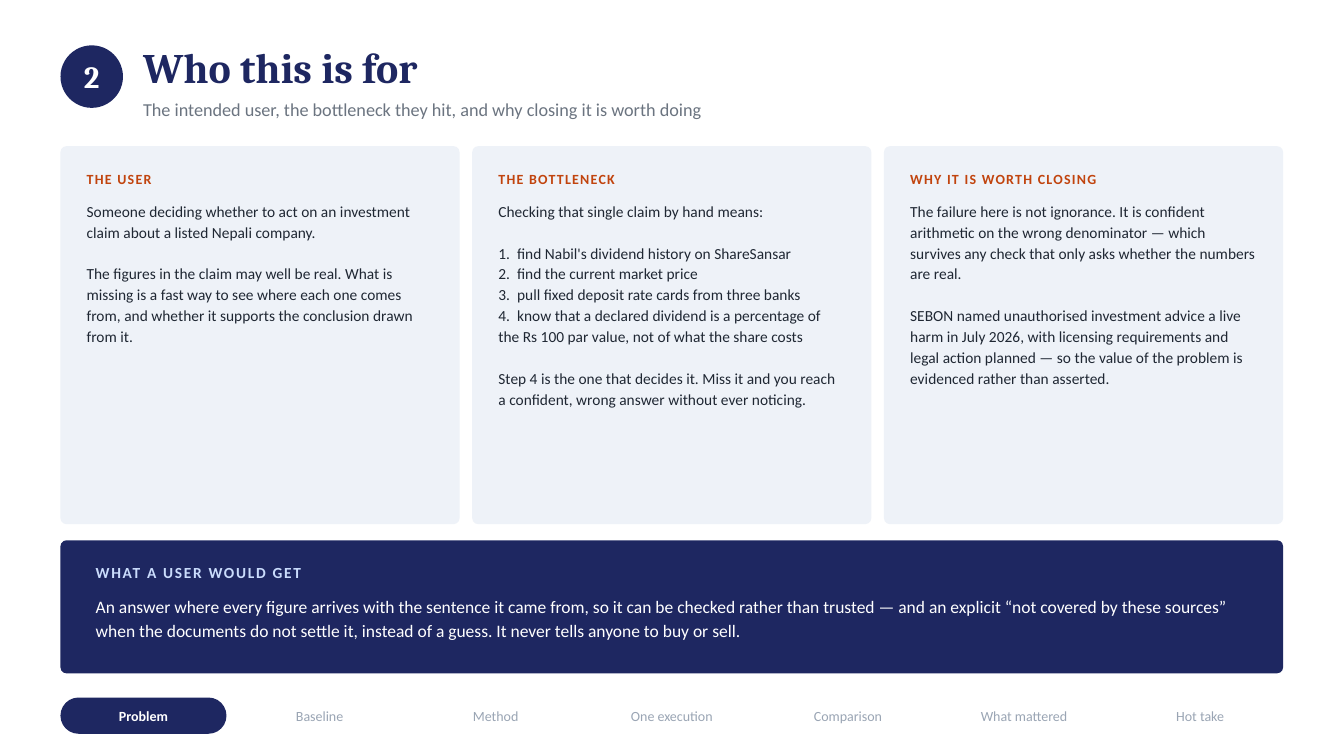
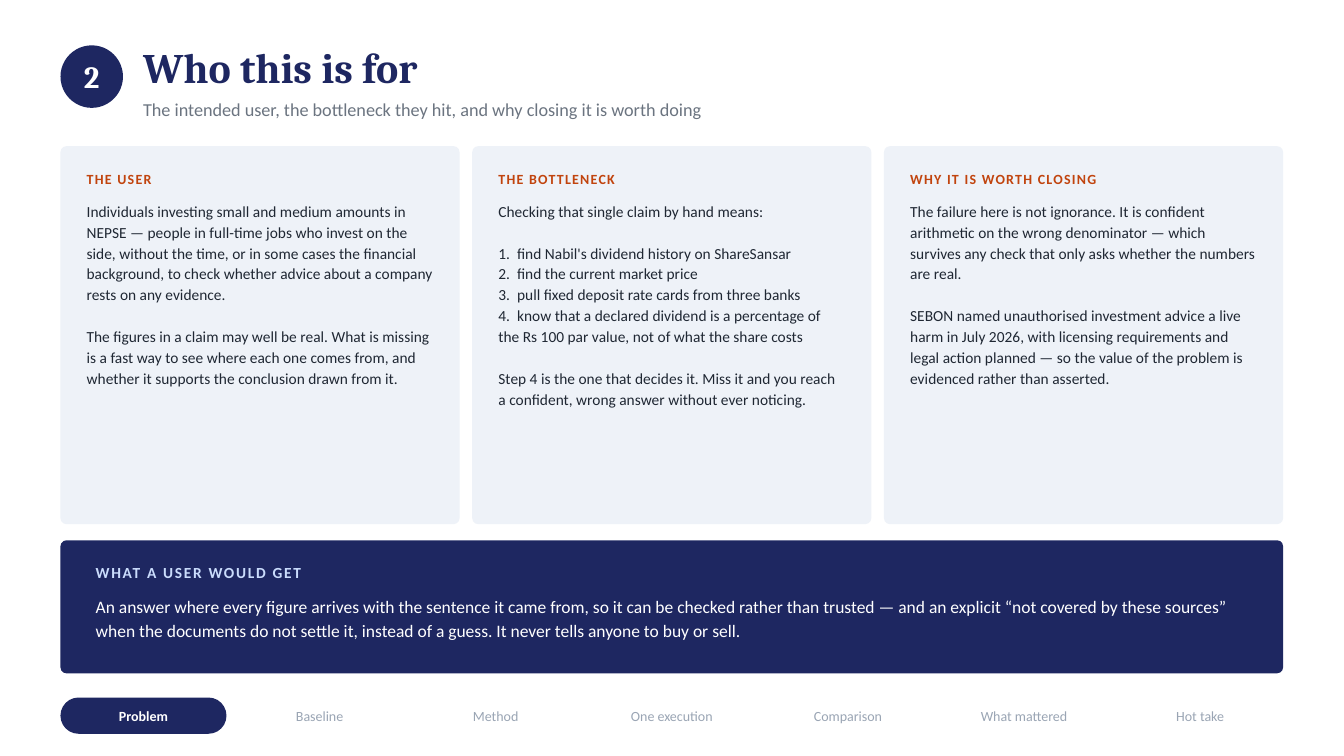
Before and after one commit to DKL59/Micro1_Challenge, a slide deck: slide 3 of presentation/PRAMAAN.pptx. Drawn at 1344x756 pixels with LibreOffice and Linux fonts; fonts in the diff are those of the drawing. Boxes give left, top, right and bottom in pixels: in the first picture for what was removed or moved away, otherwise in the second. Text is boxed around its words. In the diff, an @@ line names an element or a change of style, - is before the commit and + after.

```diff
--- a/presentation/PRAMAAN.pptx
+++ b/presentation/PRAMAAN.pptx
@@ text at bbox=[87, 206, 432, 387]: text changed @@
-Someone deciding whether to act on an investment claim about a listed Nepali company.
-The figures in the claim may well be real. What is missing is a fast way to see where each one comes from, and whether it supports the conclusion drawn from it.
+Individuals investing small and medium amounts in NEPSE — people in full-time jobs who invest on the side, without the time, or in some cases the financial background, to check whether advice about a company rests on any evidence.
+The figures in a claim may well be real. What is missing is a fast way to see where each one comes from, and whether it supports the conclusion drawn from it.
```
Also in this commit, not shown: 2 other files.
